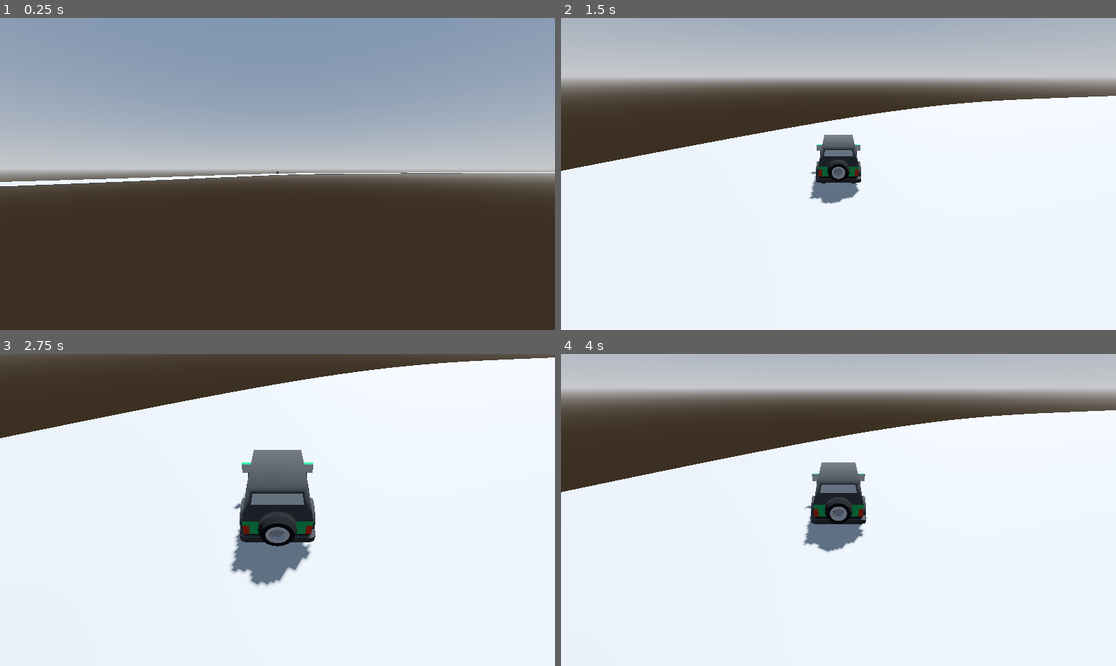
Above: before the commit, frames 1-4 (two rows, left to right).
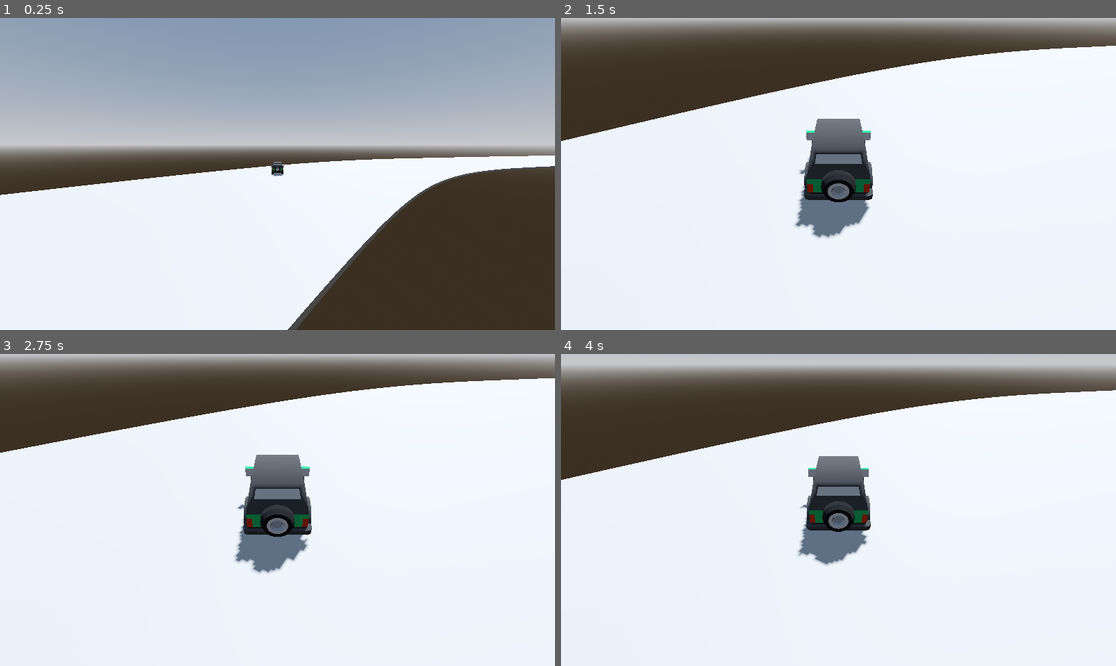
Above: after the commit, the same moments.

Repository: VriskaSekret/car_game
Game: Godot game, scene res://scenes/test_scene.tscn
The game is run twice, just before and just after one commit, with the same random seed, the same clock (stepped at 60 frames per second) and the same inputs.
Inputs:
- Up to frame 1 (0.25 s): no input
- Up to frame 2 (1.5 s): hold D (steer_right) 0.53-1.28 s; tap Space at 0.77 s; hold S (brake) from 1.28 s (still down)
- Up to frame 3 (2.75 s): tap Space at 1.52 s; release S (brake) at 2.03 s; hold D (steer_right) from 2.03 s (still down)
- Up to frame 4 (4 s): release D (steer_right) at 2.78 s; hold W (accelerate) 2.78-3.53 s; tap Space at 3.02, 3.77 s; hold A (steer_left) from 3.53 s (still down)

The runs differ from the first frame. In frame 1, 42% of the frame differs, in the area x 0-100%, y 37-100%; in frame 2, 34%; in frame 3, 14%; in frame 4, 19%.

Commit message:
Update test_scene.tscn

Diff:
--- a/scenes/test_scene.tscn
+++ b/scenes/test_scene.tscn
@@ -1,6 +1,7 @@
 [gd_scene load_steps=7 format=3 uid="uid://be1mi7mimuwfx"]
 
-[ext_resource type="PackedScene" uid="uid://dbl4bno5e48ka" path="res://car.tscn" id="3_jaglt"]
+[ext_resource type="Script" uid="uid://ivl5u3ahogss" path="res://scripts/Camera3D.gd" id="1_j8ivh"]
+[ext_resource type="PackedScene" uid="uid://dbl4bno5e48ka" path="res://scenes/car.tscn" id="3_jaglt"]
 
 [sub_resource type="ProceduralSkyMaterial" id="ProceduralSkyMaterial_74a4f"]
 sky_horizon_color = Color(0.64625, 0.65575, 0.67075, 1)
@@ -14,22 +15,6 @@
 sky = SubResource("Sky_pcewp")
 tonemap_mode = 2
 glow_enabled = true
-
-[sub_resource type="GDScript" id="GDScript_ia1lp"]
-script/source = "extends Camera3D
-
-@export var lerp_speed = 3.0
-@export var offset = Vector3.ZERO
-@export var target : Node
-
-
-func _physics_process(delta):
-	if !target:
-		return
-	var target_pos = target.global_transform.translated_local(offset)
-	global_transform = global_transform.interpolate_with(target_pos, lerp_speed * delta)
-	look_at(target.global_position, Vector3.UP)
-"
 
 [sub_resource type="Curve3D" id="Curve3D_uhqqe"]
 closed = true
@@ -50,7 +35,8 @@
 
 [node name="Camera3D" type="Camera3D" parent="." node_paths=PackedStringArray("target")]
 transform = Transform3D(1, 0, 0, 0, 1, 0, 0, 0, 1, 0, 3, 6)
-script = SubResource("GDScript_ia1lp")
+script = ExtResource("1_j8ivh")
+lerp_speed = 10.0
 offset = Vector3(2.08165e-12, 3, 4)
 target = NodePath("../Car/CarMesh")
 
@@ -77,7 +63,7 @@
 path_joined = true
 
 [node name="PathFollow3D" type="PathFollow3D" parent="Path3D"]
-transform = Transform3D(0.818415, 0, -0.57462, 0, 1, 0, 0.57462, 0, 0.818415, -44.2454, 0, -223.992)
+transform = Transform3D(0.818416, 0, -0.574619, 0, 1, 0, 0.574619, 0, 0.818416, -44.2447, 0, -223.993)
 progress = 2435.6
 
 [editable path="Car"]
